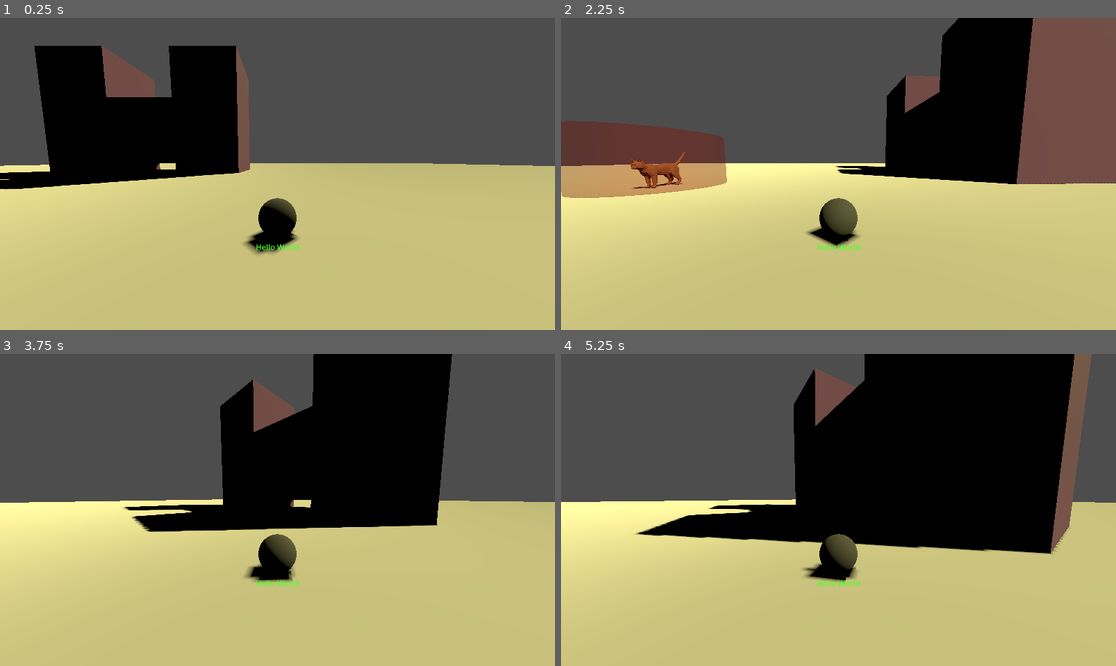
Above: before the commit, frames 1-4 (two rows, left to right).
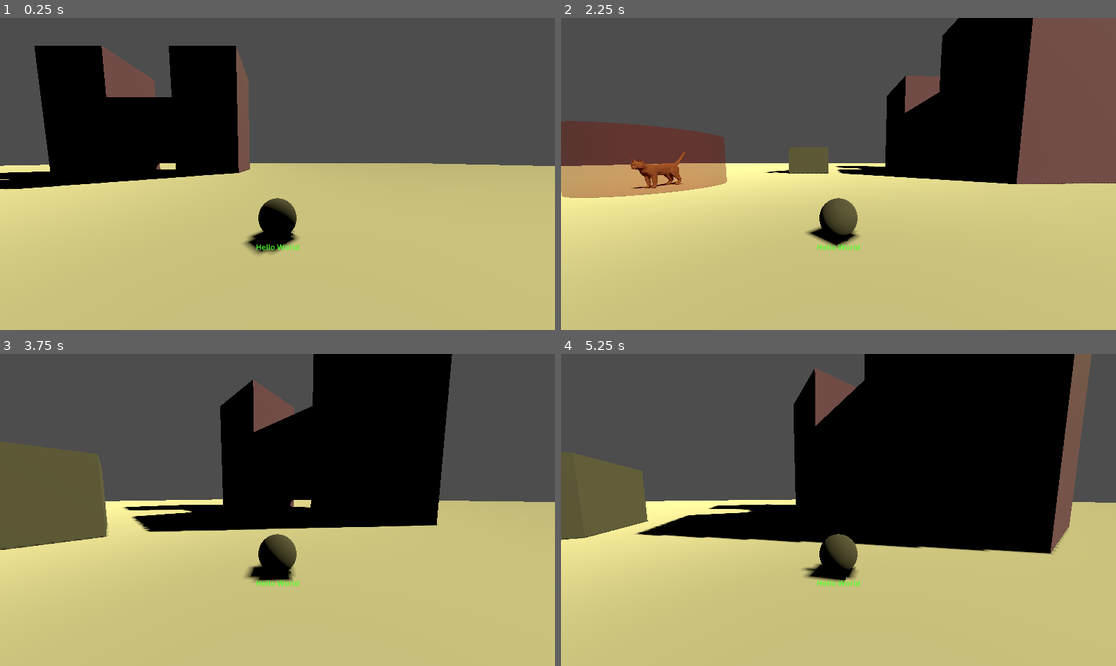
Above: after the commit, the same moments.

Repository: jcxldxr816/catNMouseTest
Game: Godot game, scene res://scenes/environment.tscn
The game is run twice, just before and just after one commit, with the same random seed, the same clock (stepped at 60 frames per second) and the same inputs. The project has no main scene, so this scene is started directly.
Inputs (mouse positions are in pixels of both pictures, inside the frame that each line leads up to):
- Up to frame 1 (0.25 s): no input
- Up to frame 2 (2.25 s): tap Enter at 0.5 s; move the mouse to (832, 180) at 0.52 s; hold Shift (shift) 0.53-1.28 s; hold W (forward) from 0.53 s (still down); tap Space (jump) at 0.77, 1.52 s; move the mouse to (877, 177) at 1.27 s; tap Tab (switch) at 1.35 s; move the mouse to (794, 170) at 2.02 s; hold Shift (shift) from 2.03 s (still down)
- Up to frame 3 (3.75 s): move the mouse to (283, 510) at 2.77 s; release W (forward) at 2.78 s; release Shift (shift) at 2.78 s; hold A (left) 2.78-3.53 s; tap Tab (switch) at 2.85 s; tap Space (jump) at 3.02 s; move the mouse to (255, 503) at 3.52 s; hold W (forward) from 3.53 s (still down); hold Shift (shift) from 3.53 s (still down)
- Up to frame 4 (5.25 s): keep holding W (forward); tap Space (jump) at 3.77, 4.52 s; move the mouse to (866, 510) at 4.27 s; release Shift (shift) at 4.28 s; tap Tab (switch) at 4.35 s; move the mouse to (810, 510) at 5.02 s; hold Shift (shift) from 5.03 s (still down)

The runs differ from the first frame. In frame 1, less than 0.1% of the frame differs, in the area x 21-53%, y 48-70%; in frame 2, 0.3%; in frame 3, 2.6%, in the area x 0-53%, y 10-63%; in frame 4, 1.5%.

Commit message:
Added climbing mechanic

Diff:
--- a/project.godot
+++ b/project.godot
@@ -13,6 +13,10 @@
 config/name="catNMouse"
 config/features=PackedStringArray("4.2", "Forward Plus")
 config/icon="res://assets/icon.svg"
+
+[filesystem]
+
+import/blender/enabled=false
 
 [input]
 
@@ -56,3 +60,11 @@
 "events": [Object(InputEventKey,"resource_local_to_scene":false,"resource_name":"","device":-1,"window_id":0,"alt_press …(182 unchanged characters)…
 ]
 }
+
+[layer_names]
+
+3d_physics/layer_1="Environment"
+3d_physics/layer_2="Climbable/Grabbable"
+3d_physics/layer_3="Pickup"
+3d_physics/layer_4="Hostile"
+3d_physics/layer_5="Player"
--- a/scenes/cat.tscn
+++ b/scenes/cat.tscn
@@ -11,6 +11,12 @@
 [sub_resource type="StandardMaterial3D" id="StandardMaterial3D_2yhyu"]
 transparency = 1
 albedo_color = Color(0, 1, 0, 0.392157)
+
+[sub_resource type="SeparationRayShape3D" id="SeparationRayShape3D_e1jhj"]
+length = 1.5
+
+[sub_resource type="SeparationRayShape3D" id="SeparationRayShape3D_dmu74"]
+length = 0.5
 
 [node name="Cat" type="CharacterBody3D"]
 transform = Transform3D(-4.37114e-08, 0, 1, 0, 1, 0, -1, 0, -4.37114e-08, 0, 0, 0)
@@ -38,3 +44,16 @@
 transform = Transform3D(1, 0, 0, 0, 1, 0, 0, 0, 1, -2.18557e-07, 0.25, 5)
 mesh = SubResource("CylinderMesh_ub25x")
 surface_material_override/0 = SubResource("StandardMaterial3D_2yhyu")
+
+[node name="facingCheck" type="Area3D" parent="."]
+transform = Transform3D(1, 0, 0, 0, 1, 0, 0, 0, 1, 0, 0.5, 0)
+
+[node name="CollisionShape3D" type="CollisionShape3D" parent="facingCheck"]
+shape = SubResource("SeparationRayShape3D_e1jhj")
+
+[node name="StepRay" type="CollisionShape3D" parent="."]
+transform = Transform3D(1, -4.37114e-08, 4.37114e-08, 4.37114e-08, -4.37114e-08, -1, 4.37114e-08, 1, -4.37114e-08, 0, 0.5, 1)
+shape = SubResource("SeparationRayShape3D_dmu74")
+
+[connection signal="body_entered" from="facingCheck" to="." method="_on_facing_check_body_entered"]
+[connection signal="body_exited" from="facingCheck" to="." method="_on_facing_check_body_exited"]
--- a/scenes/cheese.tscn
+++ b/scenes/cheese.tscn
@@ -84,6 +84,8 @@
 
 [node name="Area3D" type="Area3D" parent="." index="3"]
 transform = Transform3D(1, 0, 0, 0, 1, 0, 0, 0, 1, 0, 0, 0.526652)
+collision_layer = 4
+collision_mask = 16
 
 [node name="CollisionShape3D" type="CollisionShape3D" parent="Area3D" index="0"]
 shape = SubResource("BoxShape3D_deoup")
--- a/scenes/environment.tscn
+++ b/scenes/environment.tscn
@@ -28,6 +28,16 @@
 
 [sub_resource type="CylinderShape3D" id="CylinderShape3D_j5qme"]
 radius = 2.0
+
+[sub_resource type="BoxMesh" id="BoxMesh_ldcs5"]
+
+[sub_resource type="BoxShape3D" id="BoxShape3D_pcgy4"]
+
+[sub_resource type="ConvexPolygonShape3D" id="ConvexPolygonShape3D_ddy83"]
+points = PackedVector3Array(-1, -1, -1.5, 1, -1, -1.5, -1, -1, 1.5, 1, -1, 1.5, -1, 1, 1.5, 1, 1, 1.5)
+
+[sub_resource type="QuadMesh" id="QuadMesh_8geqe"]
+size = Vector2(2, 3.5)
 
 [node name="Environment" type="Node"]
 script = ExtResource("1_8ewvv")
@@ -65,6 +75,7 @@
 
 [node name="Ground" type="StaticBody3D" parent="."]
 transform = Transform3D(100, 0, 0, 0, 2, 0, 0, 0, 100, 0, -1, 0)
+collision_mask = 16
 
 [node name="CollisionShape3D" type="CollisionShape3D" parent="Ground"]
 shape = SubResource("BoxShape3D_0jprh")
@@ -78,6 +89,8 @@
 
 [node name="Box" type="StaticBody3D" parent="Boxes"]
 transform = Transform3D(5, 0, 0, 0, 5, 0, 0, 0, 5, 0, 0, 0)
+collision_layer = 3
+collision_mask = 16
 
 [node name="CollisionShape3D" type="CollisionShape3D" parent="Boxes/Box"]
 shape = SubResource("BoxShape3D_7f1wc")
@@ -88,6 +101,8 @@
 
 [node name="Box2" type="StaticBody3D" parent="Boxes"]
 transform = Transform3D(5, 0, 0, 0, 5, 0, 0, 0, 5, -0.000400066, -1.3, -4.9996)
+collision_layer = 3
+collision_mask = 16
 
 [node name="CollisionShape3D" type="CollisionShape3D" parent="Boxes/Box2"]
 shape = SubResource("BoxShape3D_7f1wc")
@@ -98,6 +113,8 @@
 
 [node name="Box3" type="StaticBody3D" parent="Boxes"]
 transform = Transform3D(5, 0, 0, 0, 5, 0, 0, 0, 5, -0.000400066, 3.7, -4.9996)
+collision_layer = 3
+collision_mask = 16
 
 [node name="CollisionShape3D" type="CollisionShape3D" parent="Boxes/Box3"]
 shape = SubResource("BoxShape3D_7f1wc")
@@ -108,6 +125,8 @@
 
 [node name="Box4" type="StaticBody3D" parent="Boxes"]
 transform = Transform3D(5, 0, 0, 0, 5, 0, 0, 0, 5, -0.000400066, -1.3, 5.00037)
+collision_layer = 3
+collision_mask = 16
 
 [node name="CollisionShape3D" type="CollisionShape3D" parent="Boxes/Box4"]
 shape = SubResource("BoxShape3D_7f1wc")
@@ -118,6 +137,8 @@
 
 [node name="Box5" type="StaticBody3D" parent="Boxes"]
 transform = Transform3D(5, 0, 0, 0, 5, 0, 0, 0, 5, -0.000400066, 3.7, 5.00037)
+collision_layer = 3
+collision_mask = 16
 
 [node name="CollisionShape3D" type="CollisionShape3D" parent="Boxes/Box5"]
 shape = SubResource("BoxShape3D_7f1wc")
@@ -131,12 +152,17 @@
 
 [node name="cat" parent="." instance=ExtResource("4_vw5gx")]
 transform = Transform3D(1, 0, 0, 0, 1, 0, 0, 0, 1, -10, 0, -2)
+collision_layer = 16
+collision_mask = 15
 
 [node name="mouse" parent="." instance=ExtResource("4_5rfca")]
 transform = Transform3D(1, 0, 0, 0, 1, 0, 0, 0, 1, -6.07177, 0, 1.69861)
+collision_layer = 16
+collision_mask = 15
 
 [node name="catEntryArea" type="Area3D" parent="."]
 transform = Transform3D(1, 0, 0, 0, 1, 0, 0, 0, 1, -10, 0, -2)
+collision_mask = 16
 
 [node name="MeshInstance3D" type="MeshInstance3D" parent="catEntryArea"]
 transform = Transform3D(1, 0, 0, 0, 1, 0, 0, 0, 1, 0, 1, 0)
@@ -148,5 +174,27 @@
 transform = Transform3D(1, 0, 0, 0, 1, 0, 0, 0, 1, 0, 1, 0)
 shape = SubResource("CylinderShape3D_j5qme")
 
+[node name="SmallBox" type="StaticBody3D" parent="."]
+transform = Transform3D(3, 0, 0, 0, 2, 0, 0, 0, 3, -5, 1, -9)
+collision_layer = 3
+collision_mask = 16
+
+[node name="MeshInstance3D" type="MeshInstance3D" parent="SmallBox"]
+mesh = SubResource("BoxMesh_ldcs5")
+
+[node name="CollisionShape3D" type="CollisionShape3D" parent="SmallBox"]
+shape = SubResource("BoxShape3D_pcgy4")
+
+[node name="Ramp" type="StaticBody3D" parent="."]
+transform = Transform3D(-4.37114e-08, 0, 1, 0, 1, 0, -1, 0, -4.37114e-08, -7.82638, 0.913083, -9)
+collision_mask = 16
+
+[node name="CollisionShape3D" type="CollisionShape3D" parent="Ramp"]
+shape = SubResource("ConvexPolygonShape3D_ddy83")
+
+[node name="MeshInstance3D" type="MeshInstance3D" parent="Ramp"]
+transform = Transform3D(1, 0, 0, 0, -0.566636, 0.823968, 0, -0.823968, -0.566636, 0, 0, 0)
+mesh = SubResource("QuadMesh_8geqe")
+
 [connection signal="body_entered" from="catEntryArea" to="." method="_on_cat_entry_area_body_entered"]
 [connection signal="body_exited" from="catEntryArea" to="." method="_on_cat_entry_area_body_exited"]
--- a/scenes/mouse.tscn
+++ b/scenes/mouse.tscn
@@ -11,6 +11,11 @@
 
 [sub_resource type="SphereShape3D" id="SphereShape3D_xnv2n"]
 radius = 0.25
+
+[sub_resource type="SeparationRayShape3D" id="SeparationRayShape3D_ytoo6"]
+
+[sub_resource type="SeparationRayShape3D" id="SeparationRayShape3D_qhdpv"]
+length = 0.25
 
 [node name="mouse" type="CharacterBody3D"]
 script = ExtResource("1_jjrv7")
@@ -34,3 +39,17 @@
 [node name="Camera3D" type="Camera3D" parent="Pivot/SpringArm3D"]
 transform = Transform3D(1, 0, 0, 0, 0.996195, 0.0871557, 0, -0.0871557, 0.996195, 0, 0, 2)
 fov = 90.0
+
+[node name="facingCheck" type="Area3D" parent="."]
+transform = Transform3D(1, 0, 0, 0, 1, 0, 0, 0, 1, 0, 0.25, 0)
+
+[node name="CollisionShape3D" type="CollisionShape3D" parent="facingCheck"]
+transform = Transform3D(-4.37114e-08, 0, 1, 0, 1, 0, -1, 0, -4.37114e-08, 0, 0, 0)
+shape = SubResource("SeparationRayShape3D_ytoo6")
+
+[node name="StepRay" type="CollisionShape3D" parent="."]
+transform = Transform3D(1, -4.37114e-08, 4.37114e-08, 4.37114e-08, -4.37114e-08, -1, 4.37114e-08, 1, -4.37114e-08, 0.25, 0.25, 0)
+shape = SubResource("SeparationRayShape3D_qhdpv")
+
+[connection signal="body_entered" from="facingCheck" to="." method="_on_facing_check_body_entered"]
+[connection signal="body_exited" from="facingCheck" to="." method="_on_facing_check_body_exited"]
--- a/scripts/cat.gd
+++ b/scripts/cat.gd
@@ -21,6 +21,7 @@
 		$Pivot.rotation.x = clamp($Pivot.rotation.x, deg_to_rad(-90), deg_to_rad(45))
 
 func _physics_process(delta):
+	_climbing(6)
 
 	# Add the DEFAULT_GRAVITY.
 	if not is_on_floor():
@@ -63,3 +64,36 @@
 		velocity.z = move_toward(velocity.z, startingZVel/2, DEFAULT_SPEED*.5)
 
 	move_and_slide()
+
+var facingSomething = false
+func _climbing(heightLimit):
+	if self.get_last_slide_collision():
+		var collider = self.get_last_slide_collision().get_collider()
+		var climbable = false
+		#checking for climbable layer staticBodies
+		if collider.get_class() == "StaticBody3D":
+			if collider.get_collision_layer_value(2):
+				#print(collider)
+				climbable = true
+				var heightDiff = findCubePlayerHeightDiff(collider)
+				#print(heightDiff)
+				if heightDiff > heightLimit:
+					#print("cant climb")
+					return
+		#finding face closest to player
+		if climbable and is_on_wall() and facingSomething and Input.is_action_pressed("forward"):
+			#print("climbing")
+			var wallVector = get_wall_normal()
+			var climbDirection = transform.basis * Vector3(0,1,0)
+			velocity.y = climbDirection.y * DEFAULT_SPEED * .5
+
+func findCubePlayerHeightDiff(obj):
+	return obj.position.y + obj.scale.y - position.y
+
+
+func _on_facing_check_body_entered(body):
+	facingSomething = true
+
+
+func _on_facing_check_body_exited(body):
+	facingSomething = false
--- a/scripts/environment.gd
+++ b/scripts/environment.gd
@@ -87,10 +87,10 @@
 func _on_cat_entry_area_body_entered(body):
 	if body.get_name() == "mouse":
 		catEntryEligible = true
-		print("cat entry available")
+		#print("cat entry available")
 
 
 func _on_cat_entry_area_body_exited(body):
 	if body.get_name() == "mouse":
 		catEntryEligible = false
-		print("cat entry unavailable")
+		#print("cat entry unavailable")
--- a/scripts/mouse.gd
+++ b/scripts/mouse.gd
@@ -13,7 +13,7 @@
 		rotate_y(deg_to_rad((-event.relative.x * DEFAULT_SENSITIVITY)))
 
 func _physics_process(delta):
-
+	_climbing(2)
 	# Add the DEFAULT_GRAVITY.
 	if not is_on_floor():
 		velocity.y -= DEFAULT_GRAVITY * delta
@@ -40,3 +40,38 @@
 		velocity.z = move_toward(velocity.z, startingZVel/2, DEFAULT_SPEED*.5)
 
 	move_and_slide()
+
+var facingSomething = false
+func _climbing(heightLimit):
+	if self.get_last_slide_collision():
+		var collider = self.get_last_slide_collision().get_collider()
+		var climbable = false
+		#checking for climbable layer staticBodies
+		if collider.get_class() == "StaticBody3D":
+			if collider.get_collision_layer_value(2):
+				#print(collider)
+				climbable = true
+				var heightDiff = findCubePlayerHeightDiff(collider)
+				#print(heightDiff)
+				if heightDiff > heightLimit:
+					#print("can't climb")
+					return
+		#finding face closest to player
+		if climbable and is_on_wall() and facingSomething and Input.is_action_pressed("forward"):
+			#print("climbing")
+			var wallVector = get_wall_normal()
+			var climbDirection = transform.basis * Vector3(0,1,0)
+			velocity.y = climbDirection.y * DEFAULT_SPEED * .5
+
+func findCubePlayerHeightDiff(obj):
+	return obj.position.y + obj.scale.y - position.y
+
+
+
+func _on_facing_check_body_entered(body):
+	facingSomething = true
+
+
+
+func _on_facing_check_body_exited(body):
+	facingSomething = false
Not shown: 1 places in scenes/cat.tscn that only renumber resources
Not shown: 1 places in scenes/environment.tscn that only renumber resources
Not shown: 1 places in scenes/mouse.tscn that only renumber resources
